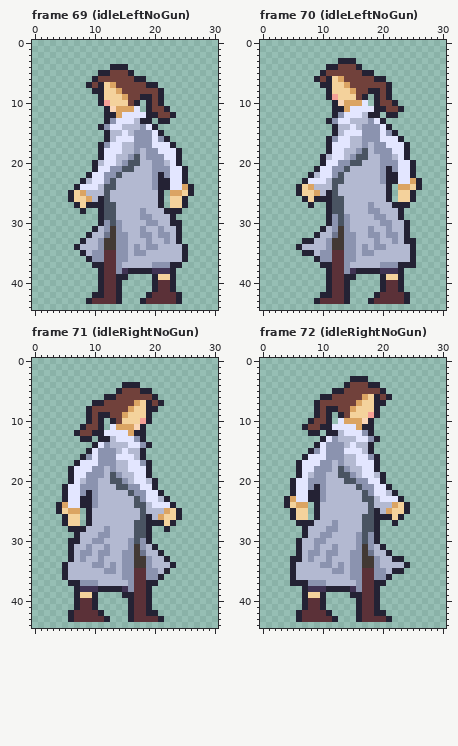
One commit to this pixel-art file: rawAssets/animations/Flipside_Player_Model_AllAnims_Cropped.aseprite. Above, as it was before the edit.
31x45 pixels, 82 frames. Shown: frame 69 (idleLeftNoGun), frame 70 (idleLeftNoGun), frame 71 (idleRightNoGun), frame 72 (idleRightNoGun). The commit also changed other frames, which this record leaves out.
Once edited:
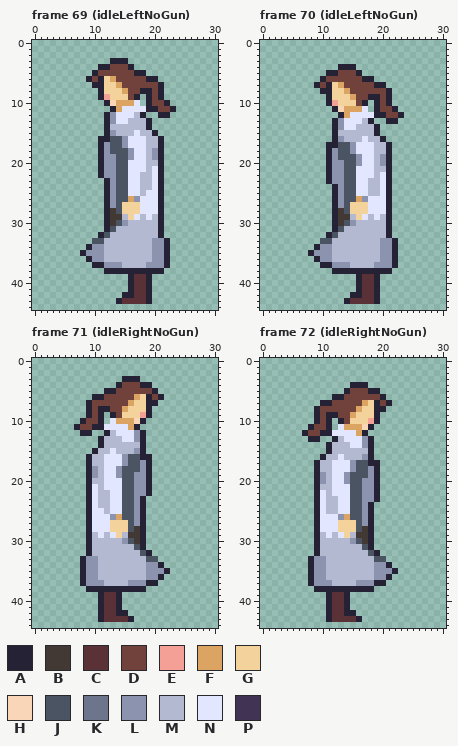
Palette (. is transparent): A #242234  B #423934  C #5b3138  D #71413b  E #f5a097  F #dba463  G #f4d29c  H #fad6b8  J #4a5462  K #6d758d  L #8b93af  M #b3b9d1  N #e3e6ff  P #403353
Commit: no-gun idle frames
Changes in this commit:
Changed rows in their new state; - is an unchanged pixel.
Frame 69 (idleLeftNoGun), layer "Sprite Sheet":
first column x 6:
 3 -------AAA-----------
 4 -----AADDDA----------
 5 ----ADD---DAA--------
 6 ---ADAGF---DDAA------
 7 ---.A--GF----DDA-----
 8 ----.---GF--AA-------
 9 ------E--G-A.--------
10 -----.AHFFFN---DA----
11 ------.A-NN-N-A-DA---
12 -------LN--MA..AA.---
13 ----------M-M--..----
14 -----.AMM---MA.------
15 -------L-M-NMMA.-----
16 -----A-JJL-NNMMA.----
17 -------JJLNNNMMA..---
18 ------LJJJLNNM-A...--
19 ------LLJJ-NNM-A...--
20 ----.ALLJJNNN-MA...--
21 ----.AL-J-NNN-NA....-
22 ---..A---JNN--N-....-
23 --....ALJJNN--N-....-
24 -.....ALJJNN--N-.....
25 ......ALJJNN-NN--....
26 ......ALJJFLNNN--...-
27 -.....ALJGGGNNN--...-
28 --.--.ABJGGGNNNA...--
29 -----.ABB-GNMN-A..---
30 -----.ABJL---MMA...--
31 ----..AJM---M--A...--
32 ---..AJMMM--MM-A...--
33 --..JJMMMM---MLLA..--
34 -..AL-MMMM-M-M-LA...-
35 ---L--MMMM-MM-LLA...-
36 ------MMMM----LLA...-
37 ------LL-----L--A..--
38 -----.AAAA----AA..---
39 -----.....ACCA....---
40 -----....-ACCA....---
41 -----....-ACCA....---
42 ----.....AACC-.....--
43 ---.....-CCCCA.....--
Frame 70 (idleLeftNoGun), layer "Sprite Sheet":
first column x 6:
 3 -------...-----------
 4 -----..AAA.----------
 5 ----.AA---A..--------
 6 ---.ADDD---AA..------
 7 ---AD--FD----AA.-----
 8 ----A---FD--DD-------
 9 ------G--F-DA--------
10 -----AEGGGDA---A.----
11 -------H-FF-.-D-A.---
12 ------.AF--NN-ADDA---
13 -----.AL-NN-A..AA----
14 -------LN--MMA..-----
15 --------MMMMMA...----
16 -----.ALM--NMMA...---
17 ------AJJLNNNMMA...--
18 ------LJJLNNNMMA...--
19 ----.ALJJJLNN--A...--
20 ----.AL-J-LNN--A....-
21 ---..A---JNNN-M-....-
22 --...A-LJJNNN-N-....-
23 -....ALLJJNN--N-.....
24 ......ALJJNN--N--....
25 ......ALJJNN--N--...-
26 -.....ALJJFLNNN--...-
27 --.--.ALJGGGNNNA...--
28 -----.ABJGGGNNNA..---
29 -----.ABB-GN-NMA..---
30 -----.ABJL----MA...--
31 ----..AJM---M--A...--
32 ---..AJMMM--MM-A...--
33 -...JJMMMM---MLLA...-
34 ...AL-MMMM-M-M-LA...-
35 -.-L--MMMM-MM-LLA...-
36 ------MMMM----LLA...-
37 ------LL-----L--A...-
38 -----.AAAA----AA..---
39 -----.....ACCA....---
40 -----....-ACCA....---
41 -----....-ACCA....---
42 ----.....AACC-.....--
43 ---.....-CCCCA.....--
Frame 71 (idleRightNoGun), layer "Sprite Sheet":
first column x 4:
 3 -----------AAA-------
 4 ----------ADDDAA-----
 5 --------AAD---DDA----
 6 ------AADD---FGADA---
 7 -----ADD----FG--A.---
 8 -------AA--FG---.----
 9 --------.A-G--E------
10 ----AD---NFFFHA.-----
11 ---AD-A-N-NN-A.------
12 ---.AA..AM--NL-------
13 ----..--M-M----------
14 ------.AM---MMA.-----
15 -----.AMMN-M-L-------
16 ----.AMMNN-LJJ-A-----
17 ---..AMMNNNLJJ-------
18 --...A-MNNLJJJL------
19 --...A-MNN-JJLL------
20 --...AM-NNNJJLLA.----
21 -....AN-NNN-J-LA.----
22 -....-N--NNJ---A..---
23 -....-N--NNJJLA....--
24 .....-N--NNJJLA.....-
25 ....--NN-NNJJLA......
26 -...--NNNLFJJLA......
27 -...--NNNGGGJLA.....-
28 --...ANNNGGGJBA.--.--
29 ---..A-NMNG-BBA.-----
30 --...AMM---LJBA.-----
31 --...A--M---MJA..----
32 --...A-MM--MMMJA..---
33 --..ALLM---MMMMJJ..--
34 -...AL-M-M-MMMM-LA..-
35 -...ALL-MM-MMMM--L---
36 -...ALL----MMMM------
37 --..A--L-----LL------
38 ---..AA----AAAA.-----
39 ---....ACCA.....-----
40 ---....ACCA-....-----
41 ---....ACCA-....-----
42 --.....-CCAA.....----
43 --.....ACCCC-.....---
Frame 72 (idleRightNoGun), layer "Sprite Sheet":
first column x 4:
 3 -----------...-------
 4 ----------.AAA..-----
 5 --------..A---AA.----
 6 ------..AA---DDDA.---
 7 -----.AA----DF--DA---
 8 -------DD--DF---A----
 9 --------AD-F--G------
10 ----.A---ADGGGEA-----
11 ---.A-D-.-FF-H-------
12 ---ADDA-NN--FA.------
13 ----AA..A-NN-LA.-----
14 -----..AMM--NL-------
15 ----...AMMMMM--------
16 ---...AMMN--MLA.-----
17 --...AMMNNNLJJA------
18 --...AMMNNNLJJL------
19 --...A--NNLJJJLA.----
20 -....A--NNL-J-LA.----
21 -....-M-NNNJ---A..---
22 -....-N-NNNJJL-A...--
23 .....-N--NNJJLLA....-
24 ....--N--NNJJLA......
25 -...--N--NNJJLA......
26 -...--NNNLFJJLA.....-
27 --...ANNNGGGJLA.--.--
28 ---..ANNNGGGJBA.-----
29 ---..AMN-NG-BBA.-----
30 --...AM----LJBA.-----
31 --...A--M---MJA..----
32 --...A-MM--MMMJA..---
33 -...ALLM---MMMMJJ...-
34 -...AL-M-M-MMMM-LA...
35 -...ALL-MM-MMMM--L-.-
36 -...ALL----MMMM------
37 -...A--L-----LL------
38 ---..AA----AAAA.-----
39 ---....ACCA.....-----
40 ---....ACCA-....-----
41 ---....ACCA-....-----
42 --.....-CCAA.....----
43 --.....ACCCC-.....---
Pixel boxes of the changes (left, top, right, bottom) in both pictures:
changed: (68, 58, 194, 304)
changed: (296, 58, 422, 304)
changed: (56, 376, 182, 622)
changed: (284, 376, 410, 622)
